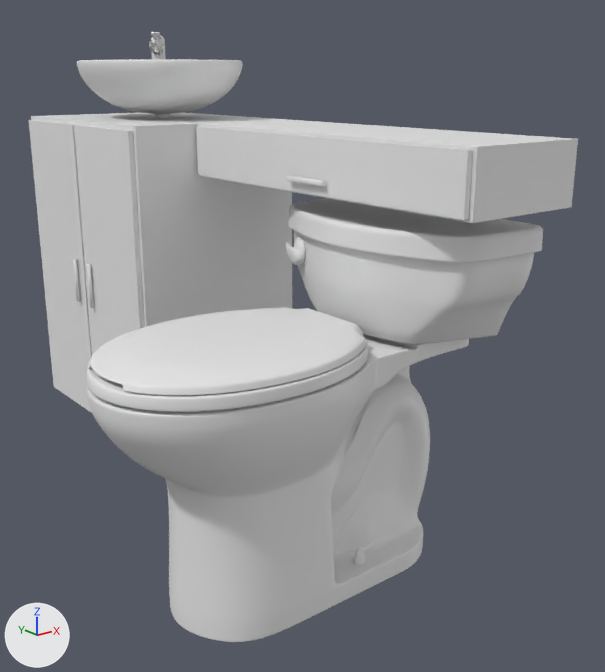
Two versions of the Blender file 3d_models/table_sink/table_sink1.blend, one commit apart.
Both versions are drawn from a 50 mm lens placed at (-0.994, -1.785, 0.866), pointed at (-0.017, -0.564, 0.378). The axes (+X, +Y, +Z) are drawn at lower left. The lights are the same throughout.

The first picture shows 'Sphere', 'table', 'table.001', 'toilet'.
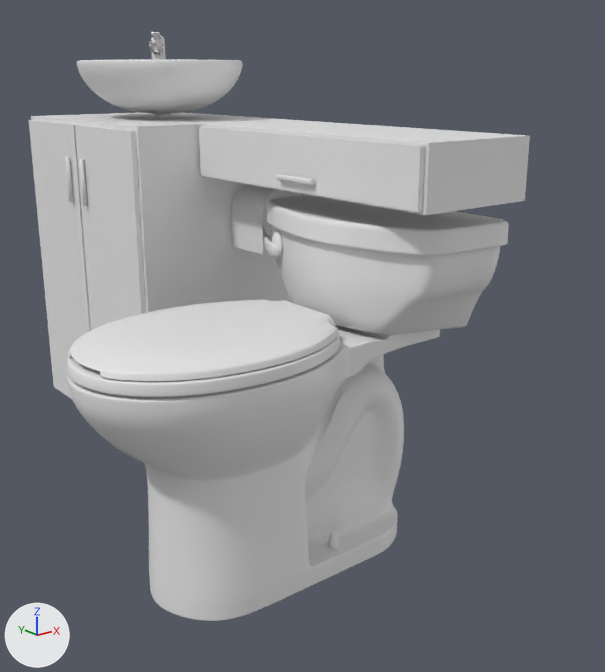
Pixel boxes (x1, y1, x2, y2) of what changed, in the pictures (605 x 672 px):
```json
{"object": "toilet", "change": "moved", "before": [86, 198, 543, 642], "after": [67, 195, 509, 621]}
{"object": "table.001", "change": "mesh rescaled", "before": [196, 120, 578, 223], "after": [199, 120, 530, 215], "on screen": "13% narrower, 8% shorter"}
{"object": "toilet_paper_dispensor", "change": "unchanged, uncovered by the edit", "after": [232, 184, 302, 255]}
```

Edits to the scene script, one JSON object a line:
```json
{"block": "me_cube_002", "where": "me_cube_002.from_pydata(...)  # 24 vertices, 20 faces; spans x -1.24..0.0, y -4.77..-2.0, z 1.71..2.0"}
{"block": "me_cube_002", "where": "# used by ob_table_001; location = (0.169, 0.227, 0.05); scale = (0.2, 0.26, 0.36)"}
{"block": "me_cube_002", "change": "me_cube_002 part 1: the whole mesh is scaled about its middle by (1, 0.858, 1), then moved by (0.0, 0.15, 0.0)"}
{"op": "set", "path": "ob_toilet.location", "old": "(-0.082, -0.738, 0.0)", "new": "(-0.082, -0.669, 0.0)"}
```
